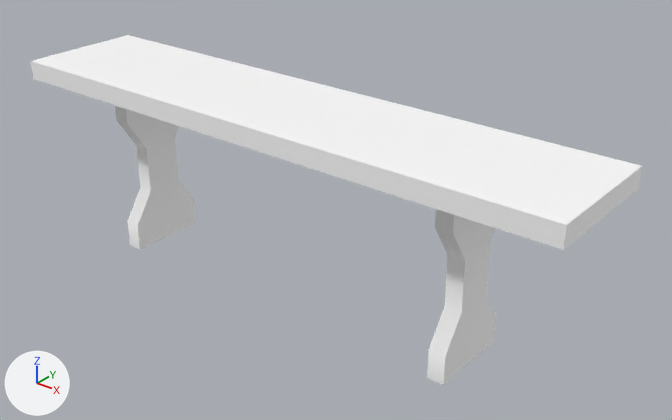
An edit to the glTF model assets/synty/simple_fantasy_interiors/models/SM_Prop_Table_06.glb, drawn before and after from the same camera.
Before and after are seen from a camera (50 mm lens) standing at (0.0496, -0.056, 0.0443) and looking at (0.0031, 0.0021, 0.0083). Lighting does not change. The marker at lower left points along +X, +Y and +Z.

Names of what the first picture shows: 'SM_Prop_Table_06'.
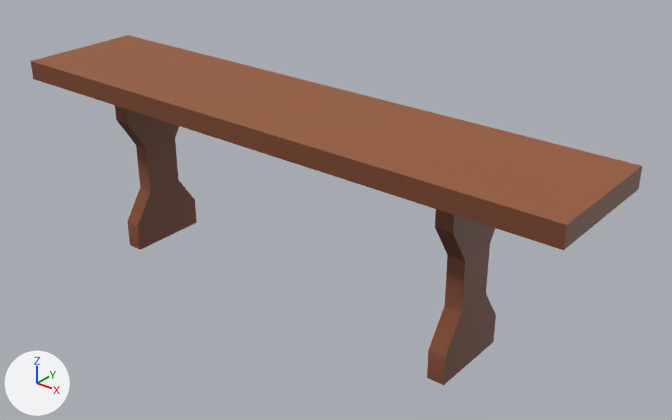
Location of each change, [x1, y1, x2, y2] in pixels of the pictures (672 x 420 px):
```json
{"object": "SM_Prop_Table_06", "change": "surface changed", "before": [31, 35, 642, 385], "after": [31, 35, 642, 385], "on screen": "white to brown"}
```

Edits to the scene script, one JSON object a line:
```json
{"op": "add", "block": "img_simplefantasyinteriorstexture", "code": ["img_simplefantasyinteriorstexture = load_image('SimpleFantasyInteriorsTexture', '_unpacked/SimpleFantasyInteriorsTexture', 1024, 1024, 'sRGB')"]}
{"op": "remove", "block": "mat_lambert1", "code": "mat_lambert1.base_color = (1.0, 1.0, 1.0)  # white #ffffff"}
{"op": "add", "block": "mat_lambert1", "code": "mat_lambert1.texture = img_simplefantasyinteriorstexture"}
```
